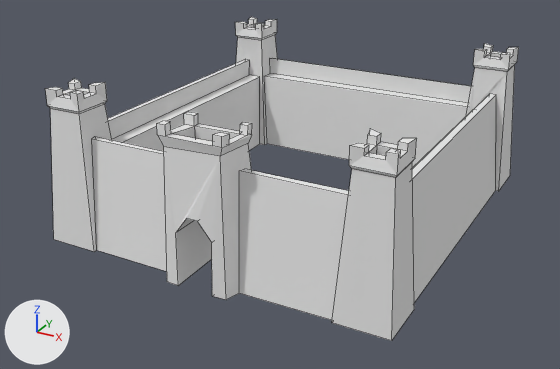
The Blender file img sources/Blender/castle.blend: old version first, new version second.
The view is the same before and after, from a 50 mm lens placed at (13.3, -26.1, 13.7), pointed at (-0.4, -1.2, 1.2). The lights are fixed; the arrows at lower left show +X, +Y and +Z. Mesh edges are drawn as thin lines.
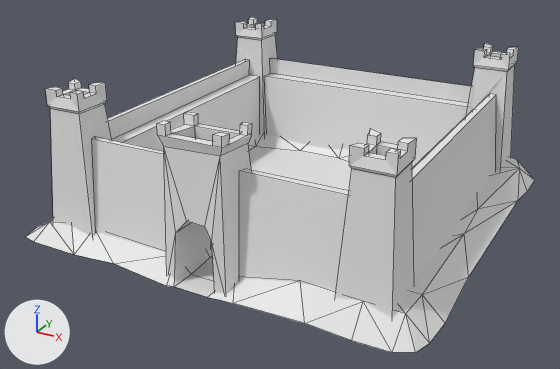
The change, as a list of edits to the scene's bpy script:
```text
Change me_cube_001:
    where me_cube_001.from_pydata(...)  # 307 vertices, 207 faces, 3 loose edges; spans x -6.8..6.8, y -7.8..7.3, z -0.2..5.9
    used by ob_cube; location = (0.0, 0.0, 0.0)
    verts and faces of me_cube_001; kept vertices keep their numbers, new ones are numbered from 307
    before: 118 (0.7, -7.8, -0.1) at pixel (212, 296), 120 (1.2, -7.8, -0.1) at pixel (226, 299), 121 (0.2, -7.8, 2.6) at pixel (197, 221), 125 (0.8, -5.4, -0.1), 128 (0.7, -7.8, 1.9) at pixel (211, 242)
    before: 257 (-0.7, -7.8, -0.1) at pixel (178, 285), 259 (-1.2, -7.8, -0.1) at pixel (167, 281), 260 (-0.2, -7.8, 2.6) at pixel (186, 218), 266 (-0.8, -5.4, -0.1), 269 (-0.7, -7.8, 1.9) at pixel (175, 232)
    before: 305 (1.0, -7.5, 4.8) at pixel (220, 156), 306 (-1.2, -7.5, 4.8) at pixel (163, 146)
    me_cube_001 part 1
    add delete_faces([(118, 120, 305, 306, 259, 257, 269, 260, 121, 128)])
    add verts[118] = (0.8, -7.8, -0.1)  # moved
    add verts[125] = (0.9, -5.4, -0.1)  # moved
    add verts[121] = (0.4, -7.6, 2.4)  # moved, pixel (204, 226)
    add verts[257] = (-0.8, -7.8, -0.1)  # moved
    add verts[266] = (-0.9, -5.4, -0.1)  # moved
    add verts[260] = (-0.3, -7.6, 2.4)  # moved, pixel (186, 221)
    add faces += [(118, 120, 128), (260, 306, 269), (121, 305, 306, 260), (257, 269, 259), (259, 269, 306), (121, 128, 305)]
    add faces += [(120, 305, 128)]
Add me_plane:
    me_plane.from_pydata(...)  # 94 vertices, 137 faces; spans x -8.0..8.0, y -8.1..7.9, z 0.0..1.0
Add ob_plane:
    ob_plane = bpy.data.objects.new('Plane', me_plane)
    ob_plane.location = (0.0, 0.0, 0.0)
```

Location of each change, [x1, y1, x2, y2] in pixels of the pictures (560 x 369 px):
'Cube', reshaped (7% shorter)
    before: [45, 17, 519, 341]
    after: [45, 17, 519, 318]
'Plane', added
    after: [26, 133, 534, 353]
part 1 of me_cube_001, built on
    before: [164, 147, 226, 300]
    after: [164, 147, 226, 294]
